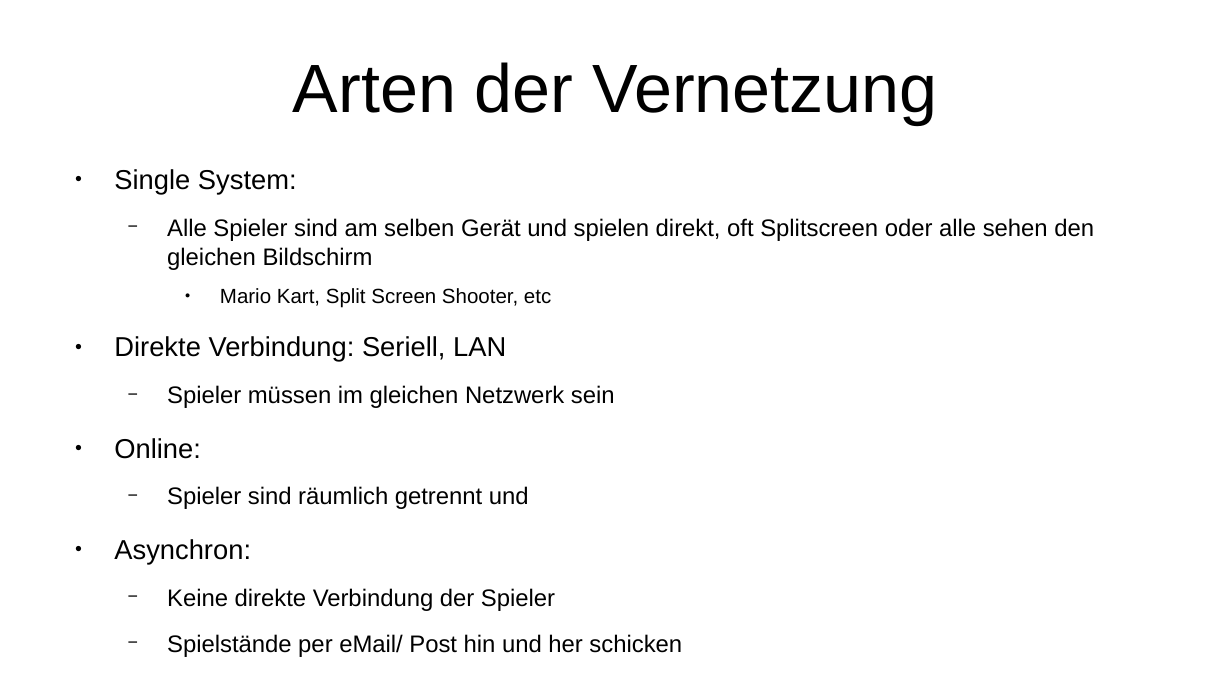
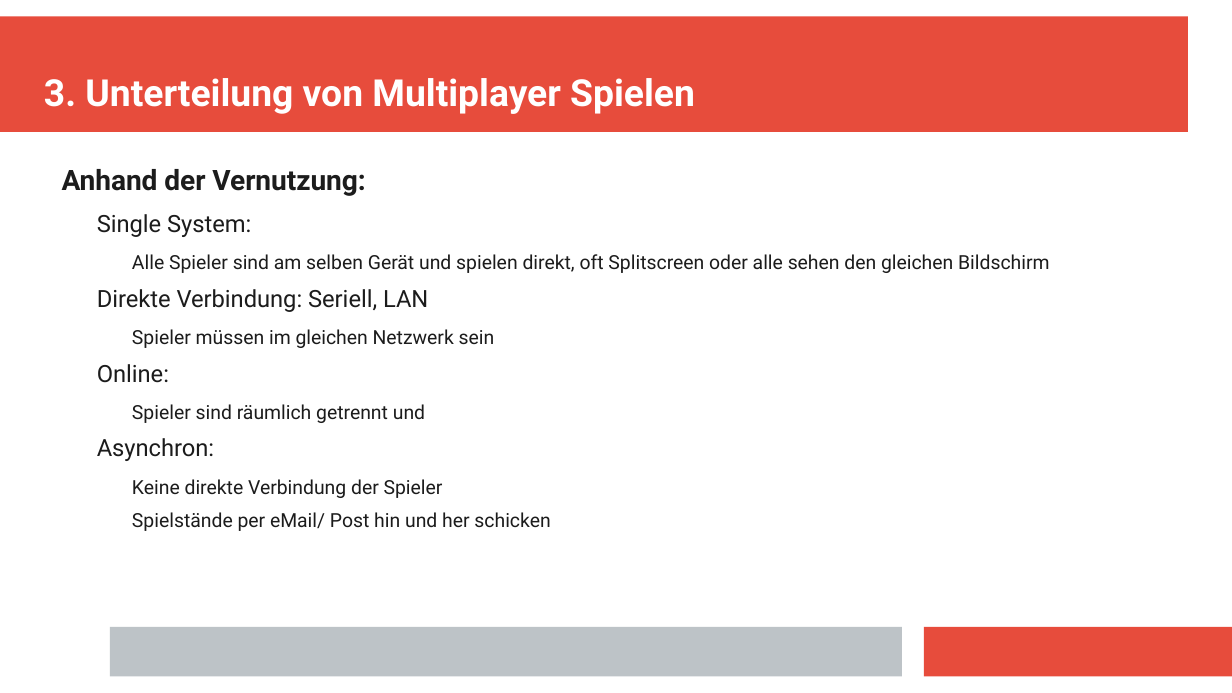
Before and after one commit to Aureumignis/UniStuff, a slide deck: slide 9 of WISE2020/HTiESD/HTiEDS_Praesentation.odp. Drawn at 1232x693 pixels with LibreOffice and Linux fonts; fonts in the diff are those of the drawing. Boxes give left, top, right and bottom in pixels: in the first picture for what was removed or moved away, otherwise in the second. Text is boxed around its words. In the diff, an @@ line names an element or a change of style, - is before the commit and + after.

```diff
--- a/WISE2020/HTiESD/HTiEDS_Praesentation.odp
+++ b/WISE2020/HTiESD/HTiEDS_Praesentation.odp
@@ rectangle added at (0,17,1188,132), fill #E74C3C @@
@@ title added at (44,78,695,114), 24 pt, text #FFFFFF, bold @@
+3. Unterteilung von Multiplayer Spielen
@@ title removed at (293,62,937,125) @@
-Arten der Vernetzung
@@ text at (62,169,1049,531): paragraph removed @@
-    ● Mario Kart, Split Screen Shooter, etc
@@ text at (62,169,365,196): paragraph added @@
+Anhand der Vernutzung:
@@ text at (97,214,1049,531): size 17.6 to 15.3 pt in "Single System:", "Direkte Verbindung: Seriell, LAN", "Online:", "Asynchron:"; font Arial to Roboto, text colour #000000 to #1C1C1C; size 15.4 to 12.5 pt in "Alle Spieler sind am selben Gerät und ...", "Spieler müssen im gleichen Netzwerk sein", "Spieler sind räumlich getrennt und", "Keine direkte Verbindung der Spieler" and 1 more places; bullet ● to none; list level 1 to 2 in "Single System:"; bullet − to none; list level 2 to 3 in "Alle Spieler sind am selben ..."; list level 1 to 2 in "Direkte Verbindung: Seriell, LAN"; list level 2 to 3 in "Spieler müssen im gleichen Netzwerk ..."; list level 1 to 2 in "Online:"; list level 2 to 3 in "Spieler sind räumlich getrennt und"; list level 1 to 2 in "Asynchron:"; list level 2 to 3 in "Keine direkte Verbindung der Spieler"; list level 2 to 3 in "Spielstände per eMail/ Post hin ..." @@
@@ rectangle added at (110,627,902,676), fill #BDC3C7 @@
@@ rectangle added at (925,627,1232,676), fill #E74C3C @@
```
Also in this commit, not shown: 14 other slides changed, 3 slides added, 1 slide removed.
